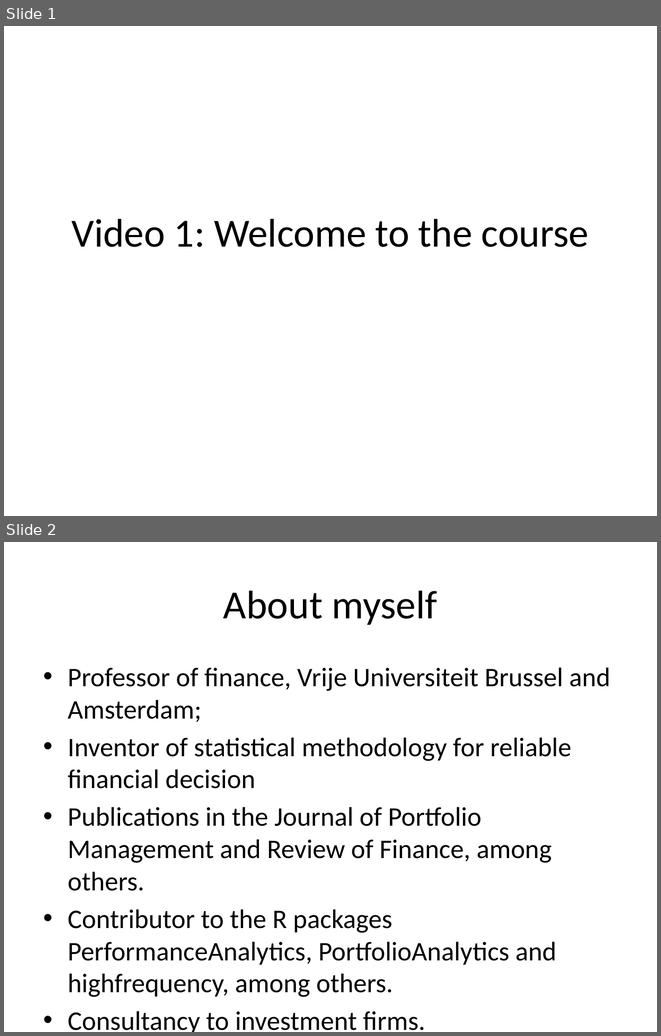
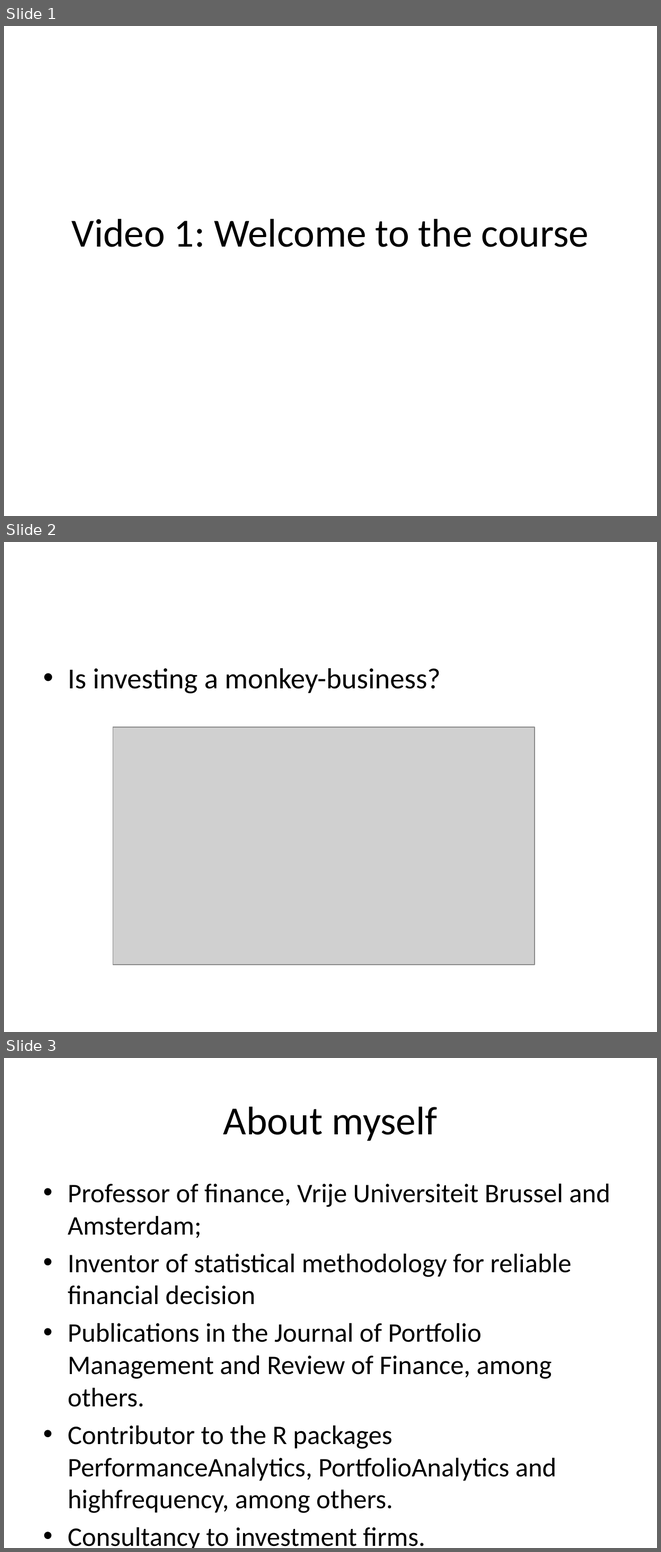
Before and after one commit to saciestudio/courses-intro-portfolio-analysis, a slide deck: scripts/Chapter1.pptx. Shown one above the other, each under a label of ours: slides 1 and 2 before the commit, slides 1, 2 and 3 after it. The pictures are 661x1036 and 661x1552 pixels, drawn with LibreOffice and Linux fonts; fonts in the diff are those of the drawing; grey boxes stand for pictures. Boxes give left, top, right and bottom in pixels: in the first picture for what was removed or moved away, otherwise in the second. Text is boxed around its words. In the diff, an @@ line names an element or a change of style, - is before the commit and + after.

```diff
--- a/scripts/Chapter1.pptx
+++ b/scripts/Chapter1.pptx
@@ slide 2 added at <box>4,542,657,1032</box>, background #FFFFFF @@
@@ text added at <box>68,668,440,694</box>, 32 pt, text #000000 @@
+• Is investing a monkey-business?
@@ picture added at <box>113,727,535,964</box> @@
@@ what was slide 2 is now slide 3 @@
```
Also in this commit, not shown: 3 other files.
